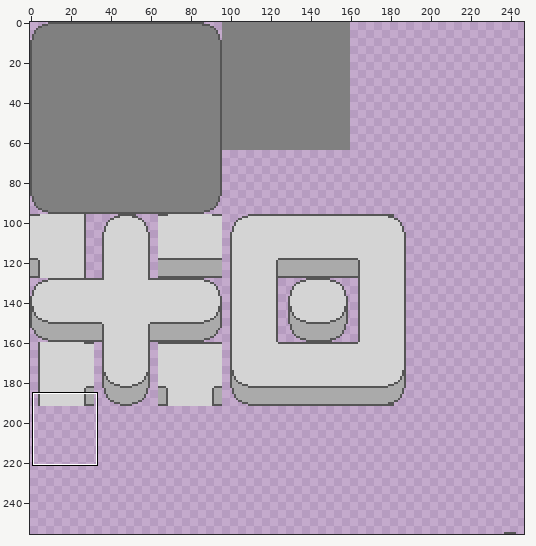
Pixel-art file: resource/image/tileset.ase. The picture above shows the old version from afar; the outline marks the close-up.
Close-up. The starting point:
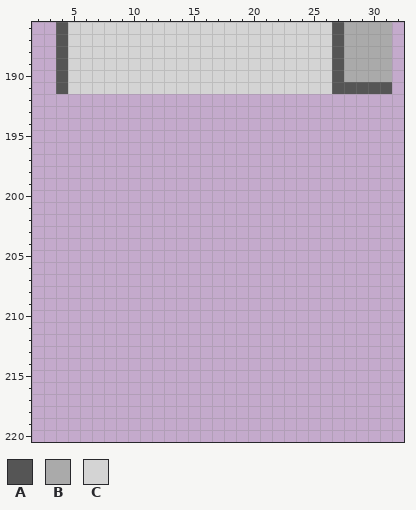
288x256 pixels, 1 frame. Shown: x 2..32, y 186..220. The wide view leaves out empty margins.
Palette (. is transparent): A #555555  B #aaaaaa  C #d4d4d4
Pixels before, first column x 4:
186 ACCCCCCCCCCCCCCCCCCCCCCABBBB
187 ACCCCCCCCCCCCCCCCCCCCCCABBBB
188 ACCCCCCCCCCCCCCCCCCCCCCABBBB
189 ACCCCCCCCCCCCCCCCCCCCCCABBBB
190 ACCCCCCCCCCCCCCCCCCCCCCABBBB
191 ACCCCCCCCCCCCCCCCCCCCCCAAAAA
Once edited:
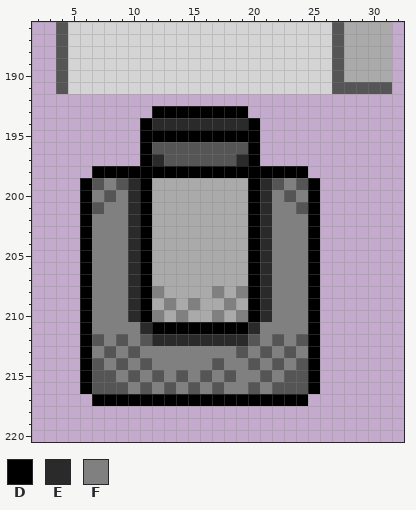
Colours new in this view: D #000000  E #2a2a2a  F #808080
Log entry: Allow placing cannons on map.
Changes in this commit:
Layer "base":
The author put colour A in row 196 at x 12 to 19; in row 197 at x 13 to 18; in row 199 at x 7, 9, 22 and 24; in row 200 at x 8 and 23; in row 201 at x 7 and 24; in row 212 at x 7, 9, 11, 20, 22 and 24.
The author put colour A in row 213 at x 8, 10, 19, 21 and 23; in row 214 at x 7, 9, 11, 17, 20, 22 and 24; in row 215 at x 7 to 8, 10, 12, 14, 16, 18, 21 and 23 to 24; in row 216 at x 7 to 9, 11, 13, 15, 17, 20 and 22 to 24.
The author put colour B in rows 199 to 207 at x 12 to 19; in row 208 at x 13 to 16 and 18; in row 209 at x 12, 14, 16 to 17 and 19; in row 210 at x 13, 15 to 16 and 18.
The author put colour D in row 193 at x 12 to 19; in row 194 at x 11 and 20; in row 195 at x 11 to 20; in rows 196 to 197 at x 11 and 20; in row 198 at x 7 to 24; in rows 199 to 210 at x 6, 11, 20 and 25.
The author put colour D in row 211 at x 6, 12 to 19 and 25; in rows 212 to 216 at x 6 and 25; in row 217 at x 7 to 24.
The author put colour E in row 194 at x 12 to 19; in row 197 at x 12 and 19; in rows 199 to 210 at x 10 and 21; in row 211 at x 11 and 20; in row 212 at x 12 to 19.
The author put colour F in row 199 at x 8 and 23; in row 200 at x 7, 9, 22 and 24; in row 201 at x 8 to 9 and 22 to 23; in rows 202 to 207 at x 7 to 9 and 22 to 24; in row 208 at x 7 to 9, 12, 17, 19 and 22 to 24; in row 209 at x 7 to 9, 13, 15, 18 and 22 to 24.
The author put colour F in row 210 at x 7 to 9, 12, 14, 17, 19 and 22 to 24; in row 211 at x 7 to 10 and 21 to 24; in row 212 at x 8, 10, 21 and 23; in row 213 at x 7, 9, 11 to 18, 20, 22 and 24; in row 214 at x 8, 10, 12 to 16, 18 to 19, 21 and 23; in row 215 at x 9, 11, 13, 15, 17, 19 to 20 and 22.
The author put colour F in row 216 at x 10, 12, 14, 16, 18 to 19 and 21.
